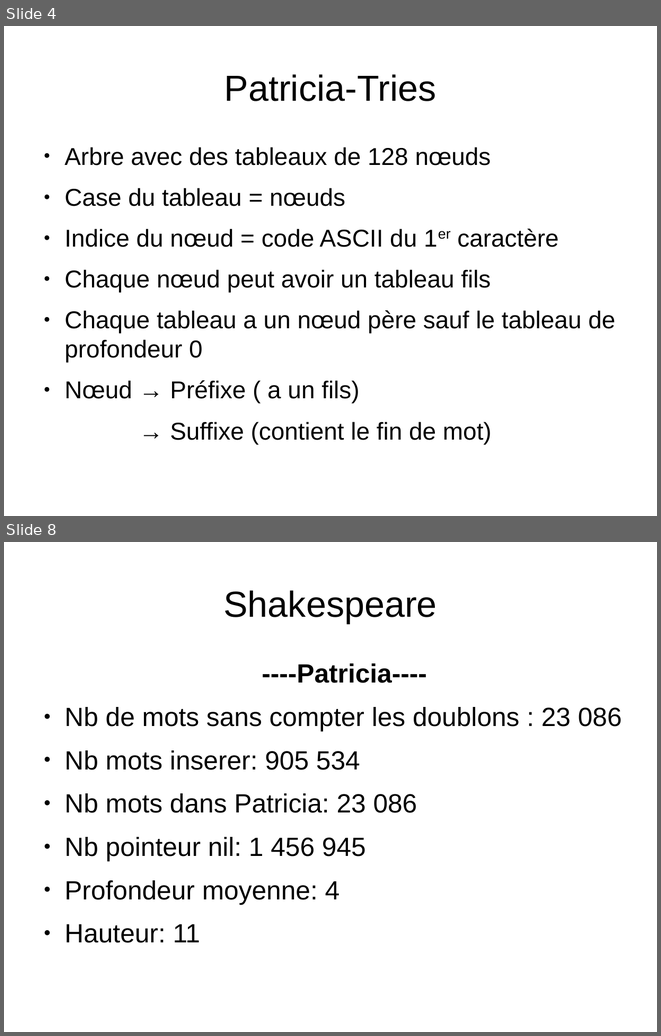
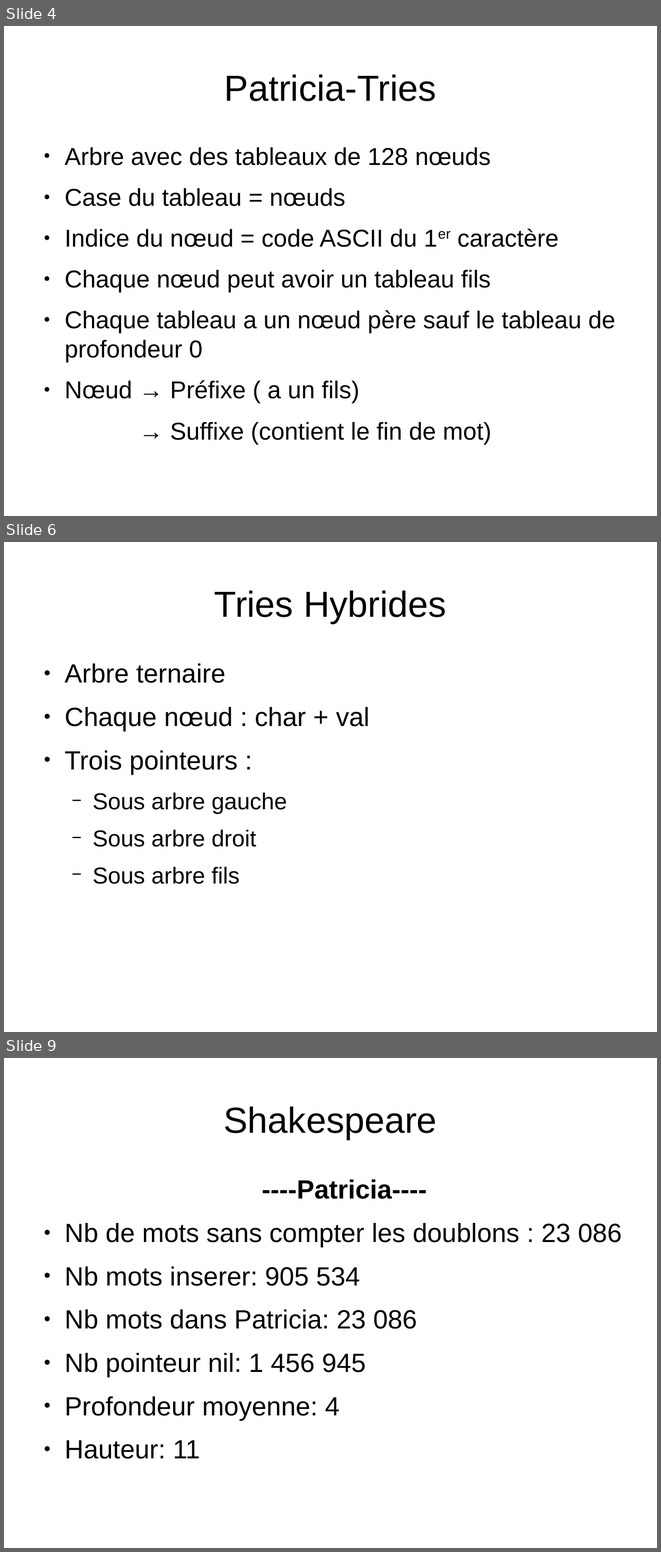
Before and after one commit to chao450/ProjetALGAV, a slide deck: DiapoProjet.odp. Shown one above the other, each under a label of ours: slides 4 and 8 before the commit, slides 4, 6 and 9 after it; the slides between them are not shown. The pictures are 661x1036 and 661x1552 pixels, drawn with LibreOffice and Linux fonts; fonts in the diff are those of the drawing. Boxes give left, top, right and bottom in pixels: in the first picture for what was removed or moved away, otherwise in the second. Text is boxed around its words. In the diff, an @@ line names an element or a change of style, - is before the commit and + after.

```diff
--- a/DiapoProjet.odp
+++ b/DiapoProjet.odp
@@ slide 6 added at (4,542,657,1032), background #FFFFFF @@
@@ title added at (214,590,446,623), 44 pt, text #000000 @@
+Tries Hybrides
@@ text added at (64,663,369,884), 32 pt, text #000000 @@
+● Arbre ternaire
+● Chaque nœud : char + val
+● Trois pointeurs :
+  − Sous arbre gauche
+  − Sous arbre droit
+  − Sous arbre fils
@@ what was slide 8 is now slide 9 @@
```
Also in this commit, not shown: 3 slides changed, 3 other slides added, 1 slide removed, 2 other files.
